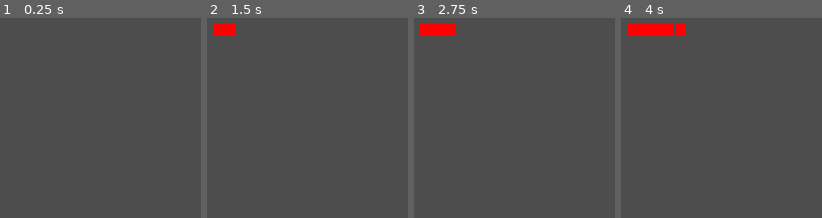
Above: before the commit, frames 1-4 (left to right).
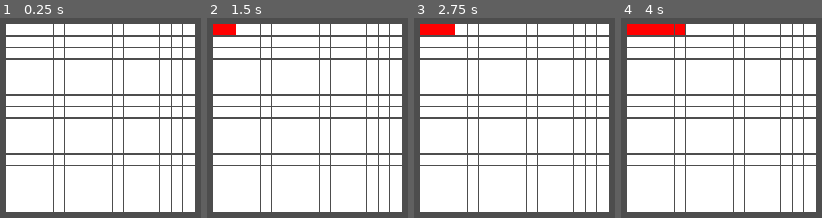
Above: after the commit, the same moments.

Repository: chiefpat450119/CanvasConstruct
Game: Godot game, scene res://scenes/drawing_sysem/drawing_system.tscn
Same seed, same stepped clock (60 frames per second), same inputs: the game is played once before the commit and once after it. The project has no main scene, so this scene is started directly.
Inputs (mouse positions are in pixels of both pictures, inside the frame that each line leads up to):
- Up to frame 1 (0.25 s): no input
- Up to frame 2 (1.5 s): click (219, 30) at 0.52 s; click (231, 30) at 1.27 s
- Up to frame 3 (2.75 s): click (448, 30) at 2.02 s
- Up to frame 4 (4 s): click (667, 30) at 2.77 s; click (679, 30) at 3.52 s

The runs differ from the first frame. In frame 1, 79% of the frame differs, in the area x 2-98%, y 3-97%; in frame 2, 79%; in frame 3, 78%; in frame 4, 78%.

Commit message:
Started refactoring drawing system to create image instead of runtime texture

Diff:
--- a/project.godot
+++ b/project.godot
@@ -26,6 +26,11 @@
 "events": [Object(InputEventMouseButton,"resource_local_to_scene":false,"resource_name":"","device":-1,"window_id":0,"a …(253 unchanged characters)…
 ]
 }
+Render={
+"deadzone": 0.2,
+"events": [Object(InputEventKey,"resource_local_to_scene":false,"resource_name":"","device":-1,"window_id":0,"alt_pressed":false,"shift_pressed":false,"ctrl_pressed":false,"meta_pressed":false,"pressed":false,"keycode":0,"physical_keycode":82,"key_label":0,"unicode":114,"location":0,"echo":false,"script":null)
+]
+}
 
 [physics]
 
--- a/scenes/drawing_sysem/drawing_system.gd
+++ b/scenes/drawing_sysem/drawing_system.gd
@@ -13,14 +13,16 @@
 func _process(delta: float) -> void:
 	pass
 
-func get_runtime_texture_from_drawing() -> RuntimeTexture:
-	var texture : RuntimeTexture = RuntimeTexture.new()
-	texture.init(drawing_grid.get_width(), drawing_grid.get_height())
+## Returns image created from player drawing
+func get_image_from_drawing() -> Image:
+	var height : int = drawing_grid.get_width()
+	var width : int = drawing_grid.get_height()
+	var img : Image = Image.create(width, height, false, Image.FORMAT_RGBAF)
 
 	# Iterate through all pixels of player's drawing and copy over to texture
 	for x in range(drawing_grid.get_width()):
 		for y in range(drawing_grid.get_height()):
 			var cell_colour : Color = drawing_grid.get_cell_colour(x,y)
-			texture.set_pixel(x, y, cell_colour)
+			img.set_pixel(x, y, cell_colour)
 
-	return texture
+	return img
--- /dev/null
+++ b/scenes/nicholas_scene.tscn
@@ -0,0 +1,17 @@
+[gd_scene format=3 uid="uid://ddnn4v4rcoq6i"]
+
+[ext_resource type="Script" uid="uid://dgsnsndroae37" path="res://scenes/nicholas_test.gd" id="1_0fl8x"]
+[ext_resource type="PackedScene" uid="uid://dbtek7gt8a7cl" path="res://scenes/drawing_sysem/drawing_system.tscn" id="2_vyj2j"]
+[ext_resource type="PackedScene" uid="uid://dwak5kx44s163" path="res://scenes/runtime_texture/RuntimeTexture.tscn" id="3_h2h0g"]
+
+[node name="NicholasScene" type="Node" unique_id=888442273 node_paths=PackedStringArray("runtime_texture", "drawing_system")]
+script = ExtResource("1_0fl8x")
+runtime_texture = NodePath("RuntimeTexture")
+drawing_system = NodePath("CanvasLayer/DrawingSystem")
+
+[node name="RuntimeTexture" parent="." unique_id=1844036065 instance=ExtResource("3_h2h0g")]
+scale = Vector2(50, 50)
+
+[node name="CanvasLayer" type="CanvasLayer" parent="." unique_id=1724405638]
+
+[node name="DrawingSystem" parent="CanvasLayer" unique_id=949485309 instance=ExtResource("2_vyj2j")]
--- /dev/null
+++ b/scenes/nicholas_test.gd
@@ -0,0 +1,18 @@
+extends Node
+
+@export var runtime_texture : RuntimeTexture
+@export var drawing_system : DrawingSystem
+
+# Called when the node enters the scene tree for the first time.
+func _ready() -> void:
+	pass # Replace with function body.
+
+
+# Called every frame. 'delta' is the elapsed time since the previous frame.
+func _process(delta: float) -> void:
+	pass
+
+func _unhandled_input(event: InputEvent) -> void:
+	if event.is_action_pressed("Render"):
+		var image : Image = drawing_system.get_image_from_drawing()
+		runtime_texture.init_from_image(image)
--- a/scripts/drawing_grid.gd
+++ b/scripts/drawing_grid.gd
@@ -42,7 +42,7 @@
 		cell.stretch_mode = TextureButton.STRETCH_SCALE
 		cell.ignore_texture_size = true
 		cell.texture_normal = cell_texture
-		cell.modulate = Color.TRANSPARENT
+		cell.modulate = Color.WHITE
 
 		grid.add_child(cell)
 
Not shown, added: scenes/nicholas_test.gd.uid
